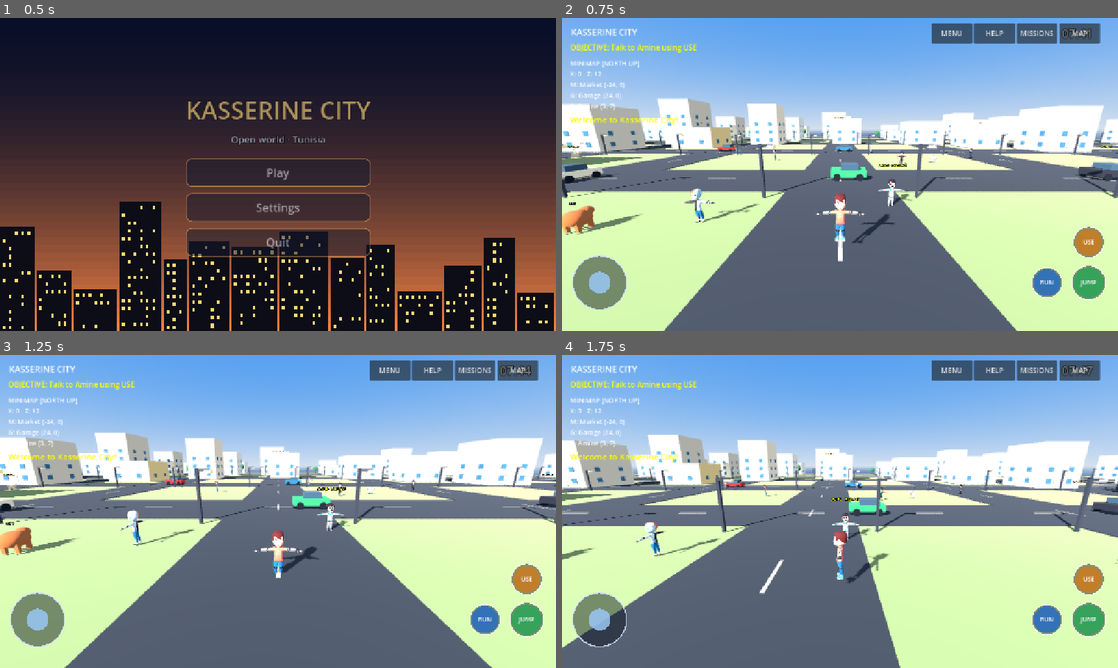
Above: before the commit, frames 1-4 (two rows, left to right).
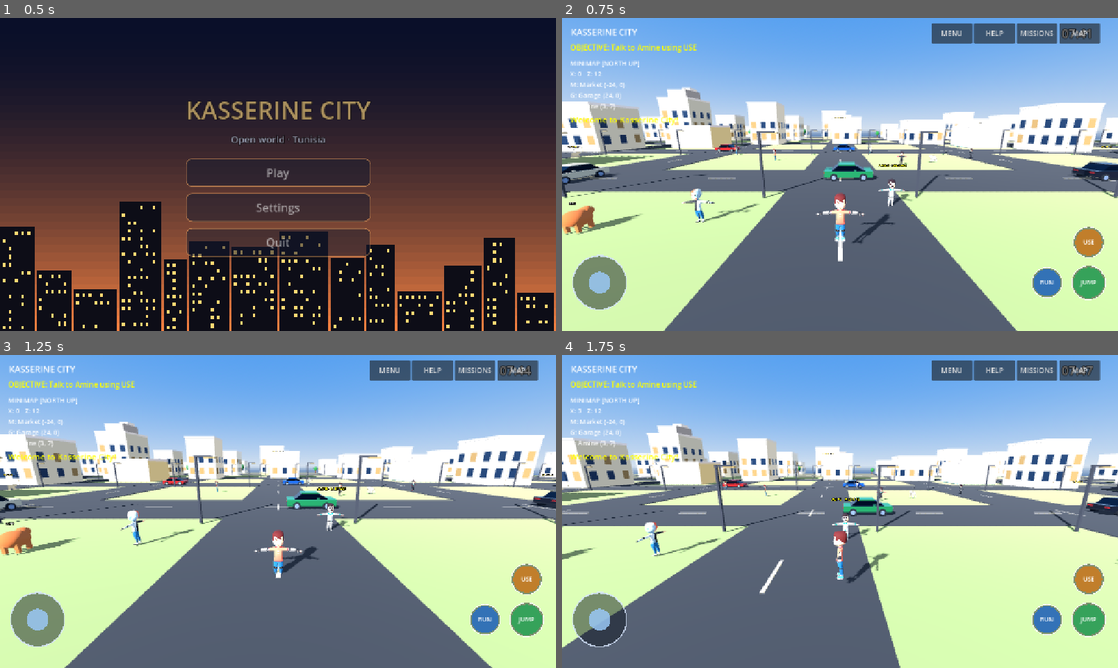
Above: after the commit, the same moments.

Repository: Gass-OS/Kasserine-City
Game: Godot game, scene res://menu.tscn
Same seed, same stepped clock (60 frames per second), same inputs: the game is played once before the commit and once after it.
Inputs (mouse positions are in pixels of both pictures, inside the frame that each line leads up to):
- Up to frame 1 (0.5 s): no input
- Up to frame 2 (0.75 s): click "Play" at 0.5 s
- Up to frame 3 (1.25 s): no input
- Up to frame 4 (1.75 s): move the mouse to (962, 495) at 1.27 s; hold D from 1.28 s (still down); click (962, 495) at 1.42 s; tap Space at 1.52 s

Frame 1 is identical in both runs. In frame 2, 4.9% of the frame differs, in the area x 0-100%, y 22-58%; in frame 3, 4.4%; in frame 4, 4.4%.

Commit message:
Stage 2: modern cars/lamps/windows, night glow, dialogue bubbles

Diff:
--- a/main.tscn
+++ b/main.tscn
@@ -1,10 +1,18 @@
-[gd_scene load_steps=3 format=3]
+[gd_scene load_steps=5 format=3]
 
 [ext_resource type="Script" path="res://scripts/world.gd" id="1"]
 [ext_resource type="Script" path="res://scripts/daynight.gd" id="2"]
+[ext_resource type="Script" path="res://scripts/night_glow.gd" id="3"]
+[ext_resource type="Script" path="res://scripts/dialogue.gd" id="4"]
 
 [node name="KasserineCity" type="Node3D"]
 script = ExtResource("1")
 
 [node name="DayNight" type="Node" parent="."]
 script = ExtResource("2")
+
+[node name="NightGlow" type="Node" parent="."]
+script = ExtResource("3")
+
+[node name="Dialogue" type="Node" parent="."]
+script = ExtResource("4")
--- /dev/null
+++ b/scripts/dialogue.gd
@@ -0,0 +1,126 @@
+extends Node
+
+const PAIRS = [
+    ["Aslema! Chnowa ahwelek?", "Labes, hamdoullah! And you?"],
+    ["Are you going to the market?", "Yes, I need fresh dates and bread."],
+    ["Did you see the new cars?", "Wallah, they are beautiful!"],
+    ["Let's have tea near the square.", "Ahla w sahla, sahbi!"],
+    ["Bonsoir, sahbi!", "Bonsoir! Comment va la famille?"],
+    ["Where is the garage?", "East side, you can't miss the sign."],
+    ["Traffic is crazy today!", "Yes, drive carefully, ya khouya."],
+    ["Aaychek, thanks for the help!", "Anytime, my friend."],
+]
+const NIGHT_PAIRS = [
+    ["It is late, sahbi. Go home!", "Just five more minutes."],
+    ["Beautiful night in Kasserine.", "Yes, the city lights look amazing."],
+    ["Careful, the cars drive fast at night.", "Don't worry, I'm staying on the sidewalk."],
+]
+
+var world: Node
+var player: Node3D
+var dn: Node
+var bubbles := {}
+var timer := 5.0
+var busy := false
+
+func _ready() -> void:
+    await get_tree().process_frame
+    await get_tree().process_frame
+    world = get_parent()
+    player = world.get_node_or_null("Player") as Node3D
+    dn = world.get_node_or_null("DayNight")
+    var citizens = world.get("citizens")
+    if citizens == null:
+        return
+    for c in citizens:
+        bubbles[c] = _make_bubble(c)
+
+func _process(delta: float) -> void:
+    if busy or bubbles.size() < 2:
+        return
+    timer -= delta
+    if timer > 0.0:
+        return
+    timer = 3.0
+    var pair := _pick_pair()
+    if pair.is_empty():
+        return
+    _converse(pair[0], pair[1], _pick_lines())
+
+func _pick_pair() -> Array:
+    var list: Array = bubbles.keys()
+    list.shuffle()
+    for a in list:
+        if not is_instance_valid(a):
+            continue
+        if player != null and a.global_position.distance_to(player.global_position) > 35.0:
+            continue
+        for b in list:
+            if b != a and is_instance_valid(b) and a.global_position.distance_to(b.global_position) < 12.0:
+                return [a, b]
+    return []
+
+func _pick_lines() -> Array:
+    var night := false
+    if dn != null:
+        var t: float = dn.t
+        night = t < 0.22 or t > 0.78
+    if night and randf() < 0.5:
+        return NIGHT_PAIRS[randi() % NIGHT_PAIRS.size()]
+    return PAIRS[randi() % PAIRS.size()]
+
+func _make_bubble(parent: Node3D) -> Node3D:
+    var root := Node3D.new()
+    root.position = Vector3(0, 2.9, 0)
+    root.visible = false
+    parent.add_child(root)
+    var bg := MeshInstance3D.new()
+    bg.name = "Bg"
+    var q := QuadMesh.new()
+    q.size = Vector2(3.0, 0.55)
+    bg.mesh = q
+    var m := StandardMaterial3D.new()
+    m.shading_mode = BaseMaterial3D.SHADING_MODE_UNSHADED
+    m.transparency = BaseMaterial3D.TRANSPARENCY_ALPHA
+    m.albedo_color = Color(0.97, 0.97, 1.0, 0.93)
+    m.billboard_mode = BaseMaterial3D.BILLBOARD_ENABLED
+    m.no_depth_test = true
+    m.render_priority = 0
+    bg.material_override = m
+    root.add_child(bg)
+    var label := Label3D.new()
+    label.name = "Text"
+    label.font_size = 40
+    label.pixel_size = 0.005
+    label.billboard = BaseMaterial3D.BILLBOARD_ENABLED
+    label.horizontal_alignment = HORIZONTAL_ALIGNMENT_LEFT
+    label.modulate = Color(0.08, 0.09, 0.14)
+    label.outline_size = 0
+    label.no_depth_test = true
+    label.render_priority = 1
+    root.add_child(label)
+    return root
+
+func _say(c: Node3D, text: String, hold: float) -> void:
+    if not is_instance_valid(c):
+        return
+    var root: Node3D = bubbles[c]
+    var label := root.get_node("Text") as Label3D
+    var bg := root.get_node("Bg") as MeshInstance3D
+    var w := clampf(text.length() * 0.115 + 0.5, 1.4, 5.5)
+    (bg.mesh as QuadMesh).size = Vector2(w, 0.55)
+    label.offset = Vector2(-(w * 0.5 - 0.25) / label.pixel_size, 0.0)
+    label.text = ""
+    root.visible = true
+    for i in range(1, text.length() + 1):
+        label.text = text.substr(0, i)
+        await get_tree().create_timer(0.03).timeout
+    await get_tree().create_timer(hold).timeout
+    root.visible = false
+
+func _converse(a: Node3D, b: Node3D, lines: Array) -> void:
+    busy = true
+    await _say(a, lines[0], 1.6)
+    await _say(b, lines[1], 1.6)
+    busy = false
+    timer = randf_range(5.0, 11.0)
--- a/scripts/gameplay.gd
+++ b/scripts/gameplay.gd
@@ -47,6 +47,7 @@
 func _ready():
     world = get_parent()
     player = world.get_node("Player")
+    player.look_sensitivity = 0.008 * Settings.look_sensitivity
     _create_interface()
     _add_speech_bubbles()
     _update_objective()
@@ -200,7 +201,7 @@
         var voice_id = str(voices[0].get("id", ""))
         DisplayServer.tts_speak(message, voice_id, 1.0, 1.0, 1.0, 1, true)
 
-func _add_speech_bubbles():
+func _add_speech_bubbles_old():
     if not world.has_method("_create_people"):
         return
     for citizen in world.citizens:
@@ -267,3 +268,7 @@
         if bubble_time <= 0.0:
             for bubble in speech_bubbles:
                 bubble.visible = false
+
+
+func _add_speech_bubbles():
+    pass
--- /dev/null
+++ b/scripts/night_glow.gd
@@ -0,0 +1,40 @@
+extends Node
+
+var world: Node
+var dn: Node
+var acc := 0.0
+var night := 0.0
+
+func _ready() -> void:
+    world = get_parent()
+    dn = world.get_node_or_null("DayNight")
+
+func _process(delta: float) -> void:
+    acc += delta
+    if acc < 0.3 or dn == null:
+        return
+    acc = 0.0
+    var t: float = dn.t
+    var day := clampf(sin((t - 0.25) * TAU) * 2.5 + 0.35, 0.0, 1.0)
+    night = 1.0 - day
+    var mats = world.get("glow_materials")
+    if mats != null:
+        for m in mats:
+            if m.has_meta("pool"):
+                var n := night * 0.55
+                m.albedo_color = Color(1.0 * n, 0.78 * n, 0.45 * n, 1.0)
+            else:
+                m.emission_energy_multiplier = float(m.get_meta("glow", 1.0)) * night
+    var player := world.get_node_or_null("Player") as Node3D
+    var items: Array = []
+    for l in get_tree().get_nodes_in_group("car_headlight"):
+        var d := 9999.0
+        if player != null:
+            d = (l as Node3D).global_position.distance_to(player.global_position)
+        items.append([d, l])
+    items.sort_custom(func(a, b): return a[0] < b[0])
+    for i in range(items.size()):
+        var spot := items[i][1] as SpotLight3D
+        var on: bool = night > 0.25 and i < 4 and items[i][0] < 45.0
+        spot.light_energy = 3.0 * night if on else 0.0
+        spot.visible = on
--- a/scripts/world.gd
+++ b/scripts/world.gd
@@ -272,7 +272,7 @@
     crown.material_override = foliage
     tree.add_child(crown)
 
-func _add_windows(cx: float, cz: float, w: float, d: float, h: float):
+func _add_windows_old(cx: float, cz: float, w: float, d: float, h: float):
     var glass = Color(0.18, 0.34, 0.42)
     var rows = int(max(1.0, floor((h - 2.0) / 2.4)))
     for row in range(rows):
@@ -326,7 +326,7 @@
     label.modulate = Color(1, 1, 1, 0.85)
     animal.add_child(label)
 
-func _create_car(pos: Vector3, paint: Color, angle: float) -> Node3D:
+func _create_car_old(pos: Vector3, paint: Color, angle: float) -> Node3D:
     var car = Node3D.new()
     car.name = "ParkedCar"
     car.position = pos
@@ -394,7 +394,7 @@
     sign.modulate = Color(1.0, 0.91, 0.62)
     add_child(sign)
 
-func _create_street_lamp(pos: Vector3):
+func _create_street_lamp_old(pos: Vector3):
     var lamp := Node3D.new()
     lamp.name = "StreetLamp"
     lamp.position = pos
@@ -455,3 +455,249 @@
             sin(angle) * 1.2, 0, cos(angle) * 0.9
         )
         animal_nodes[i].rotation.y = angle
+
+
+# ===== Stage 2: modern look + night lighting =====
+var glow_materials: Array = []
+var _glow_cache := {}
+var _pool_material: StandardMaterial3D
+
+func _glow_mat(color: Color, energy: float) -> StandardMaterial3D:
+    var key := "%s_%s" % [color.to_html(), energy]
+    if _glow_cache.has(key):
+        return _glow_cache[key]
+    var m := StandardMaterial3D.new()
+    m.albedo_color = color.darkened(0.55)
+    m.emission_enabled = true
+    m.emission = color
+    m.emission_energy_multiplier = 0.0
+    m.set_meta("glow", energy)
+    glow_materials.append(m)
+    _glow_cache[key] = m
+    return m
+
+func _pool_mat() -> StandardMaterial3D:
+    if _pool_material != null:
+        return _pool_material
+    var g := Gradient.new()
+    g.colors = PackedColorArray([Color(1, 1, 1), Color(0, 0, 0)])
+    g.offsets = PackedFloat32Array([0.0, 1.0])
+    var tex := GradientTexture2D.new()
+    tex.gradient = g
+    tex.fill = GradientTexture2D.FILL_RADIAL
+    tex.fill_from = Vector2(0.5, 0.5)
+    tex.fill_to = Vector2(1.0, 0.5)
+    tex.width = 128
+    tex.height = 128
+    var m := StandardMaterial3D.new()
+    m.shading_mode = BaseMaterial3D.SHADING_MODE_UNSHADED
+    m.blend_mode = BaseMaterial3D.BLEND_MODE_ADD
+    m.transparency = BaseMaterial3D.TRANSPARENCY_ALPHA
+    m.albedo_texture = tex
+    m.albedo_color = Color(0, 0, 0, 1)
+    m.set_meta("pool", true)
+    glow_materials.append(m)
+    _pool_material = m
+    return m
+
+func _glass_mat() -> StandardMaterial3D:
+    var key := "glass"
+    if _glow_cache.has(key):
+        return _glow_cache[key]
+    var m := StandardMaterial3D.new()
+    m.albedo_color = Color(0.13, 0.2, 0.28)
+    m.metallic = 0.6
+    m.roughness = 0.15
+    _glow_cache[key] = m
+    return m
+
+func _glow_dot(pos: Vector3, color: Color, size: float, energy: float):
+    var mi := MeshInstance3D.new()
+    var s := SphereMesh.new()
+    s.radius = size
+    s.height = size * 2.0
+    s.radial_segments = 8
+    s.rings = 4
+    mi.mesh = s
+    mi.material_override = _glow_mat(color, energy)
+    mi.position = pos
+    mi.cast_shadow = GeometryInstance3D.SHADOW_CASTING_SETTING_OFF
+    add_child(mi)
+
+func _window_multimesh(xforms: Array, mat: Material):
+    if xforms.is_empty():
+        return
+    var mm := MultiMesh.new()
+    mm.transform_format = MultiMesh.TRANSFORM_3D
+    var quad := QuadMesh.new()
+    quad.size = Vector2(1.3, 1.8)
+    mm.mesh = quad
+    mm.instance_count = xforms.size()
+    for i in range(xforms.size()):
+        mm.set_instance_transform(i, xforms[i])
+    var inst := MultiMeshInstance3D.new()
+    inst.multimesh = mm
+    inst.material_override = mat
+    inst.cast_shadow = GeometryInstance3D.SHADOW_CASTING_SETTING_OFF
+    add_child(inst)
+
+func _add_windows(cx: float, cz: float, w: float, d: float, h: float):
+    var rng := RandomNumberGenerator.new()
+    rng.seed = int(absf(cx) * 73.0 + absf(cz) * 131.0 + h * 17.0) + 11
+    var floors := int((h - 2.0) / 3.2)
+    var tone := Color.from_hsv(rng.randf_range(0.04, 0.12), rng.randf_range(0.03, 0.14), rng.randf_range(0.68, 0.88))
+    if floors >= 1:
+        var lit_xf: Array = []
+        var dark_xf: Array = []
+        var faces := [
+            [Vector3(0, 0, d * 0.5 + 0.04), 0.0, w],
+            [Vector3(0, 0, -d * 0.5 - 0.04), PI, w],
+            [Vector3(w * 0.5 + 0.04, 0, 0), PI * 0.5, d],
+            [Vector3(-w * 0.5 - 0.04, 0, 0), -PI * 0.5, d],
+        ]
+        for face in faces:
+            var origin: Vector3 = face[0]
+            var yaw: float = face[1]
+            var span: float = face[2]
+            var cols := int(span / 2.6)
+            if cols < 1:
+                continue
+            var spacing := span / float(cols)
+            var bs := Basis(Vector3.UP, yaw)
+            for c in range(cols):
+                var along := -span * 0.5 + (c + 0.5) * spacing
+                for r in range(floors):
+                    var offset := Vector3(along, 2.4 + r * 3.2, 0.0)
+                    var xf := Transform3D(bs, Vector3(cx, 0.0, cz) + origin + bs * offset)
+                    if rng.randf() < 0.5:
+                        lit_xf.append(xf)
+                    else:
+                        dark_xf.append(xf)
+        _window_multimesh(dark_xf, _glass_mat())
+        _window_multimesh(lit_xf, _glow_mat(Color(1.0, 0.82, 0.5), 2.2))
+        for r in range(3, floors, 3):
+            _box(self, Vector3(w + 0.3, 0.22, d + 0.3), Vector3(cx, 0.8 + r * 3.2, cz), tone)
+    _box(self, Vector3(w + 0.2, 0.5, d + 0.2), Vector3(cx, h + 0.25, cz), tone)
+    if floors >= 3:
+        var crown_h := 2.4
+        _box(self, Vector3(w * 0.62, crown_h, d * 0.62), Vector3(cx, h + 0.5 + crown_h * 0.5, cz), tone.darkened(0.35))
+        _box(self, Vector3(w * 0.3, 0.9, d * 0.3), Vector3(cx + w * 0.12, h + 0.5 + crown_h + 0.45, cz - d * 0.1), tone)
+        if h > 16.0:
+            var top := h + 0.5 + crown_h
+            _box(self, Vector3(0.1, 4.5, 0.1), Vector3(cx, top + 2.25, cz), Color(0.2, 0.2, 0.22))
+            _glow_dot(Vector3(cx, top + 4.6, cz), Color(1.0, 0.1, 0.1), 0.18, 4.0)
+
+func _create_street_lamp(pos: Vector3):
+    var lamp := Node3D.new()
+    lamp.name = "StreetLamp"
+    lamp.position = pos
+    add_child(lamp)
+    var metal := Color(0.16, 0.17, 0.19)
+    _box(lamp, Vector3(0.14, 4.4, 0.14), Vector3(0, 2.2, 0), metal)
+    _box(lamp, Vector3(1.1, 0.1, 0.12), Vector3(0.45, 4.35, 0), metal)
+    var head := MeshInstance3D.new()
+    var hm := BoxMesh.new()
+    hm.size = Vector3(0.7, 0.08, 0.3)
+    head.mesh = hm
+    head.material_override = _glow_mat(Color(1.0, 0.85, 0.5), 3.0)
+    head.position = Vector3(0.85, 4.28, 0)
+    head.cast_shadow = GeometryInstance3D.SHADOW_CASTING_SETTING_OFF
+    lamp.add_child(head)
+    var pool := MeshInstance3D.new()
+    var pq := QuadMesh.new()
+    pq.size = Vector2(8, 8)
+    pool.mesh = pq
+    pool.material_override = _pool_mat()
+    pool.rotation_degrees.x = -90
+    pool.position = Vector3(0.85, 0.22, 0)
+    pool.cast_shadow = GeometryInstance3D.SHADOW_CASTING_SETTING_OFF
+    lamp.add_child(pool)
+
+func _car_mesh(car: Node3D, mesh: Mesh, pos: Vector3, mat: Material, rot_y := 0.0) -> MeshInstance3D:
+    var mi := MeshInstance3D.new()
+    mi.mesh = mesh
+    mi.material_override = mat
+    mi.position = pos
+    mi.rotation_degrees.y = rot_y
+    car.add_child(mi)
+    return mi
+
+func _car_box(car: Node3D, size: Vector3, pos: Vector3, mat: Material) -> MeshInstance3D:
+    var bm := BoxMesh.new()
+    bm.size = size
+    return _car_mesh(car, bm, pos, mat)
+
+func _create_car(pos: Vector3, paint: Color, angle: float) -> Node3D:
+    var car := Node3D.new()
+    car.name = "ParkedCar"
+    car.position = pos
+    car.rotation.y = angle
+    add_child(car)
+
+    var body := StandardMaterial3D.new()
+    body.albedo_color = paint
+    body.metallic = 0.65
+    body.roughness = 0.28
+    var glass := StandardMaterial3D.new()
+    glass.albedo_color = Color(0.05, 0.09, 0.13)
+    glass.metallic = 0.8
+    glass.roughness = 0.08
+    var trim := StandardMaterial3D.new()
+    trim.albedo_color = Color(0.04, 0.04, 0.05)
+    trim.roughness = 0.7
+
+    _car_box(car, Vector3(1.86, 0.55, 4.3), Vector3(0, 0.62, 0), body)
+    _car_box(car, Vector3(1.84, 0.12, 4.32), Vector3(0, 0.42, 0), trim)
+    _car_box(car, Vector3(1.6, 0.5, 1.5), Vector3(0, 1.145, 0.15), glass)
+    _car_box(car, Vector3(1.6, 0.07, 1.5), Vector3(0, 1.43, 0.15), body)
+    var wf := PrismMesh.new()
+    wf.left_to_right = 0.0
+    wf.size = Vector3(0.9, 0.5, 1.6)
+    _car_mesh(car, wf, Vector3(0, 1.145, -1.05), glass, 90.0)
+    var wr := PrismMesh.new()
+    wr.left_to_right = 1.0
+    wr.size = Vector3(0.6, 0.5, 1.6)
+    _car_mesh(car, wr, Vector3(0, 1.145, 1.2), glass, 90.0)
+
+    var rubber := StandardMaterial3D.new()
+    rubber.albedo_color = Color(0.05, 0.05, 0.06)
+    rubber.roughness = 0.9
+    var rim := StandardMaterial3D.new()
+    rim.albedo_color = Color(0.75, 0.77, 0.8)
+    rim.metallic = 0.9
+    rim.roughness = 0.25
+    for side in [-1.0, 1.0]:
+        for end in [-1.0, 1.0]:
+            var wm := CylinderMesh.new()
+            wm.top_radius = 0.34
+            wm.bottom_radius = 0.34
+            wm.height = 0.26
+            wm.radial_segments = 16
+            var wheel := _car_mesh(car, wm, Vector3(side * 0.88, 0.34, end * 1.3), rubber)
+            wheel.rotation_degrees.z = 90
+            var rmesh := CylinderMesh.new()
+            rmesh.top_radius = 0.2
+            rmesh.bottom_radius = 0.2
+            rmesh.height = 0.28
+            rmesh.radial_segments = 12
+            var rimn := _car_mesh(car, rmesh, Vector3(side * 0.9, 0.34, end * 1.3), rim)
+            rimn.rotation_degrees.z = 90
+
+    var head_mat := _glow_mat(Color(1.0, 0.95, 0.8), 4.0)
+    var tail_mat := _glow_mat(Color(1.0, 0.1, 0.1), 2.5)
+    for side in [-1.0, 1.0]:
+        _car_box(car, Vector3(0.4, 0.12, 0.06), Vector3(side * 0.62, 0.72, -2.17), head_mat)
+        _car_box(car, Vector3(0.4, 0.1, 0.06), Vector3(side * 0.62, 0.74, 2.17), tail_mat)
+        _car_box(car, Vector3(0.12, 0.1, 0.2), Vector3(side * 0.96, 1.0, -0.55), body)
+
+    var spot := SpotLight3D.new()
+    spot.position = Vector3(0, 0.75, -2.2)
+    spot.rotation_degrees = Vector3(-4, 0, 0)
+    spot.spot_range = 18.0
+    spot.spot_angle = 30.0
+    spot.light_color = Color(1.0, 0.92, 0.75)
+    spot.light_energy = 0.0
+    spot.visible = false
+    spot.add_to_group("car_headlight")
+    car.add_child(spot)
+    return car
